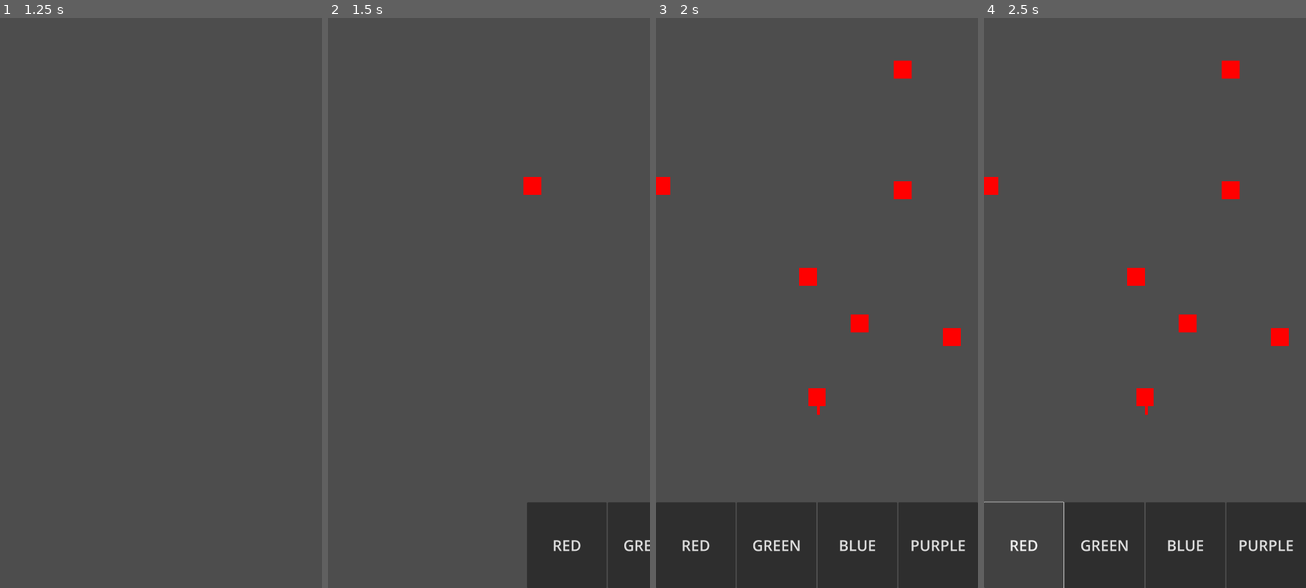
Above: before the commit, frames 1-4 (left to right).
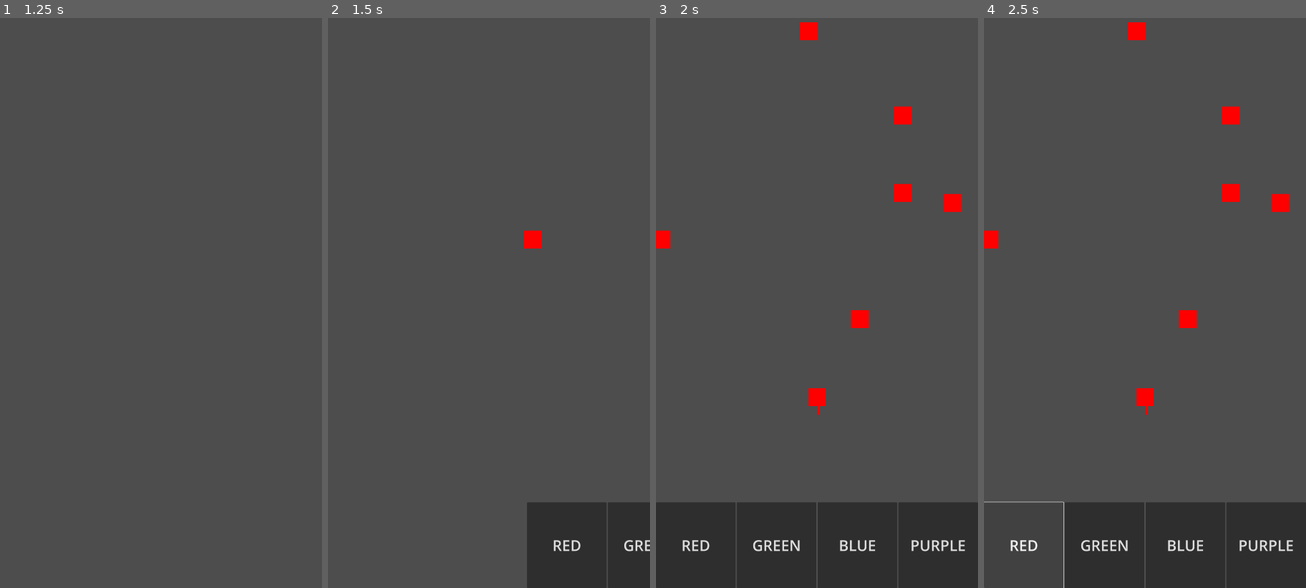
Above: after the commit, the same moments.

Repository: Xavier-Royer/Color-Jumper
Game: Godot game, scene res://Main.tscn
The game is run twice, just before and just after one commit, with the same random seed, the same clock (stepped at 60 frames per second) and the same inputs.
Inputs (mouse positions are in pixels of both pictures, inside the frame that each line leads up to):
- Up to frame 1 (1.25 s): click "PLAY" at 0.5 s
- Up to frame 2 (1.5 s): move the mouse to (559, 274) at 1.27 s; press the mouse at (559, 274) at 1.28 s
- Up to frame 3 (2 s): no input
- Up to frame 4 (2.5 s): release the mouse at (1215, 274) at 2 s; click "RED" at 2 s

Frame 1 is identical in both runs. In frame 2, 0.4% of the frame differs, in the area x 60-67%, y 27-41%; in frame 3, 1.5%, in the area x 0-95%, y 0-58%; in frame 4, 1.5%.

Commit message:
Add Timer for Spawning Blocks

Diff:
--- a/Main.tscn
+++ b/Main.tscn
@@ -142,6 +142,11 @@
 theme = ExtResource("2_fos0i")
 text = "PURPLE"
 
+[node name="SpawnTimer" type="Timer" parent="ScreenManager/GameScreen"]
+process_callback = 0
+wait_time = 0.405
+
 [connection signal="pressed" from="ScreenManager/HomeScreen/UI/Button" to="ScreenManager" method="_on_play_pressed"]
 [connection signal="pressed" from="ScreenManager/GameOverScreen/UI/Button" to="ScreenManager" method="_on_play_pressed"]
 [connection signal="screen_exited" from="ScreenManager/GameScreen/Objects/Player/VisibleOnScreenNotifier2D" to="ScreenManager/GameScreen/Objects/Player" method="_on_visible_on_screen_notifier_2d_screen_exited"]
+[connection signal="timeout" from="ScreenManager/GameScreen/SpawnTimer" to="ScreenManager/GameScreen" method="_on_spawn_timer_timeout"]
--- a/game_screen.gd
+++ b/game_screen.gd
@@ -75,7 +75,7 @@
 	for i in randi_range(8,10):
 		block = blockScene.instantiate()
 		movingObjects.add_child(block)
-		block.position = Vector2(randi_range(10,screen_size.x - 10),randi_range(-30,screen_size.y * (2.0/3.0) - 50))
+		block.position = Vector2(randi_range(10,screen_size.x - 10),randi_range(30,screen_size.y * (2.0/3.0) - 100))
 		block.setColor("RED")
 
 	player.position = Vector2(screen_size.x / 2,screen_size.y * (2.0/3.0))
@@ -113,6 +113,7 @@
 				if gameState == "READY":
 					gameRunTime = 0
 					gameState = "PLAYING"
+					$SpawnTimer.start()
 
 				#update direction vector
 				var playerPosition  = player.get_global_position()
@@ -136,9 +137,10 @@
 		movingObjects.position.y += delta*gameSpeed
 
 		#randomly generates new blocks
+		'''
 		if randi_range(0,spawnRate/delta) == 1:
 			spawnBlock()
-
+		'''
 
 
 
@@ -149,10 +151,10 @@
 	#movingObjects.call_deferred("add_child",block)
 	movingObjects.add_child(block)
 	#set block position
-	var blockPosition = Vector2(randi_range(10,screen_size.x-10),randi_range(-100,-150))
+	var blockPosition = Vector2(randi_range(10,screen_size.x-10),randi_range(-200,-250))
 	if lastBlockSpawned != null:
 		while blockPosition.distance_to(lastBlockSpawned.global_position) < 60 :
-			blockPosition = Vector2(randi_range(10,screen_size.x-10),randi_range(-80,-100))
+			blockPosition = Vector2(randi_range(10,screen_size.x-10),randi_range(-200,-250))
 
 	#block.set_deferred("global_position", blockPosition)
 	block.global_position = blockPosition
@@ -179,9 +181,12 @@
 			block.setColor("BLUE")
 
 
-
 func gameOver():
 	if gameState == "PLAYING":
 		player.hide()
 		gameState = "OVER"
 		emit_signal("gameOverScreen")
+
+
+func _on_spawn_timer_timeout() -> void:
+	spawnBlock()
